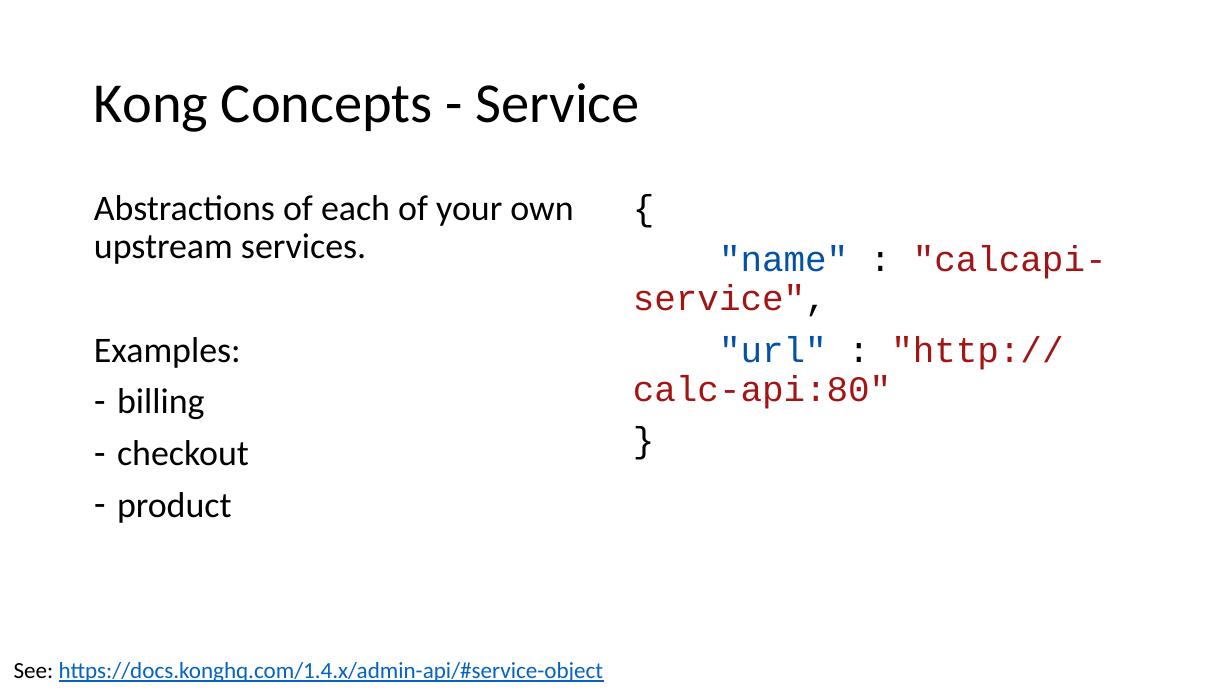
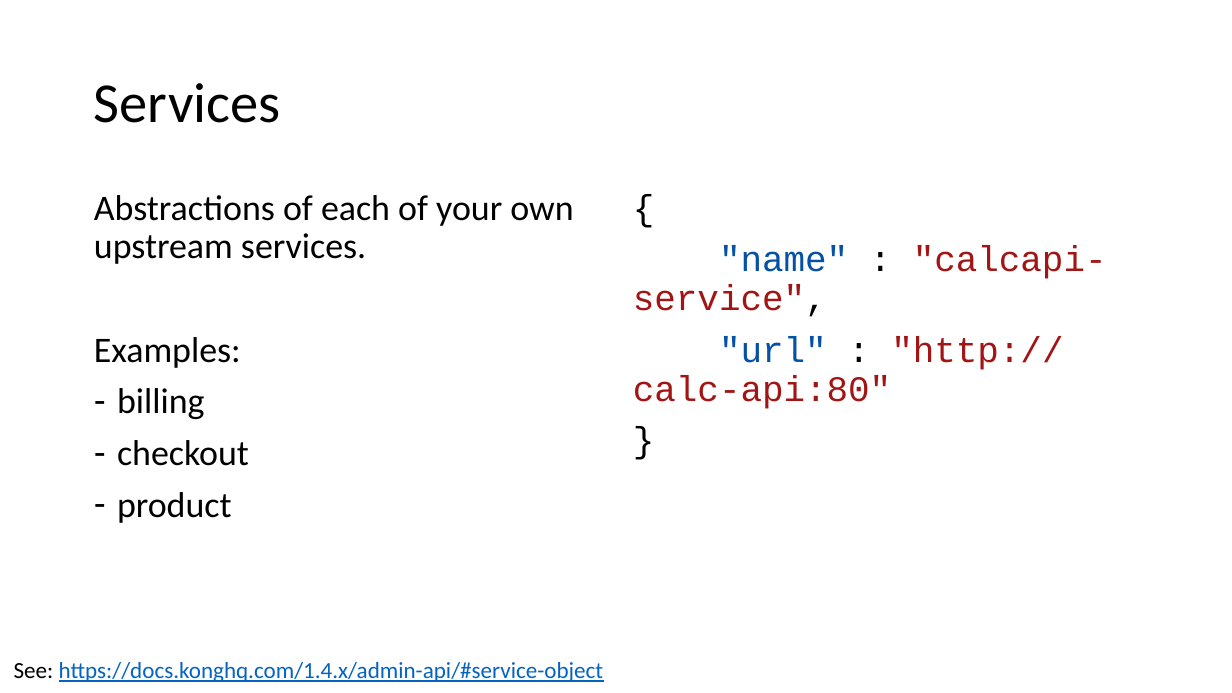
Before and after one commit to danielwagn3r/apimgmt-workshop, a slide deck: slide 20 of API Gateway.pptx. Drawn at 1232x693 pixels with LibreOffice and Linux fonts; fonts in the diff are those of the drawing. Boxes give left, top, right and bottom in pixels: in the first picture for what was removed or moved away, otherwise in the second. Text is boxed around its words. In the diff, an @@ line names an element or a change of style, - is before the commit and + after.

```diff
--- a/API Gateway.pptx
+++ b/API Gateway.pptx
@@ title at [94,83,280,123]: text changed @@
-Kong Concepts - Service
+Services
```
Also in this commit, not shown: 5 other slides changed, 1 slide added, 1 slide removed.
